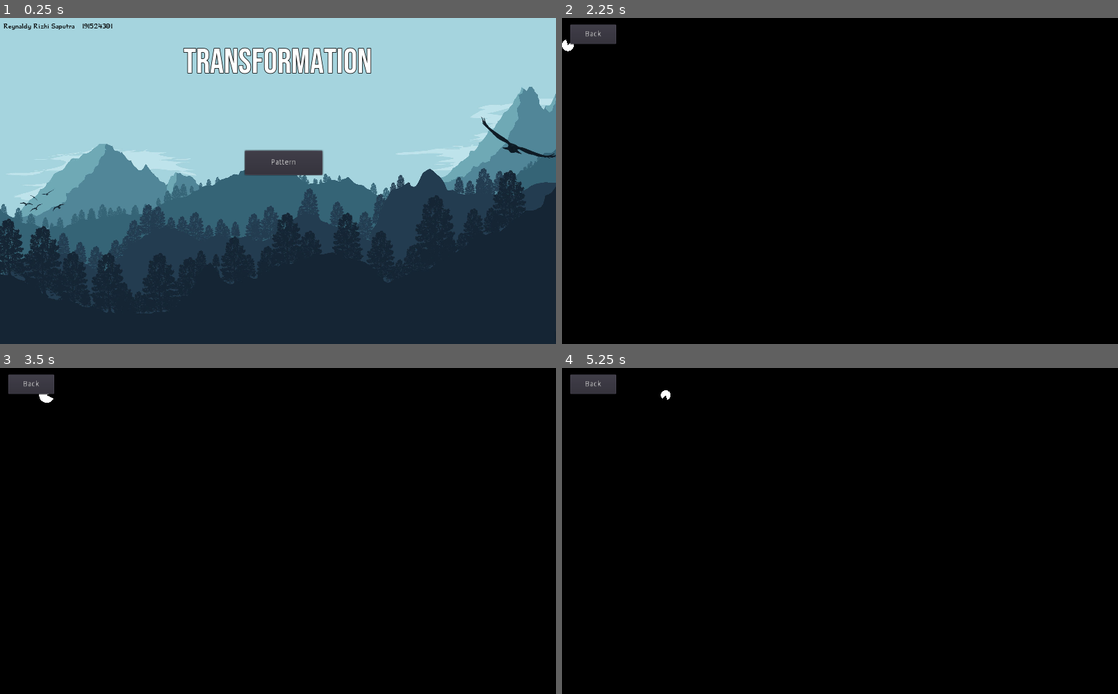
Above: before the commit, frames 1-4 (two rows, left to right).
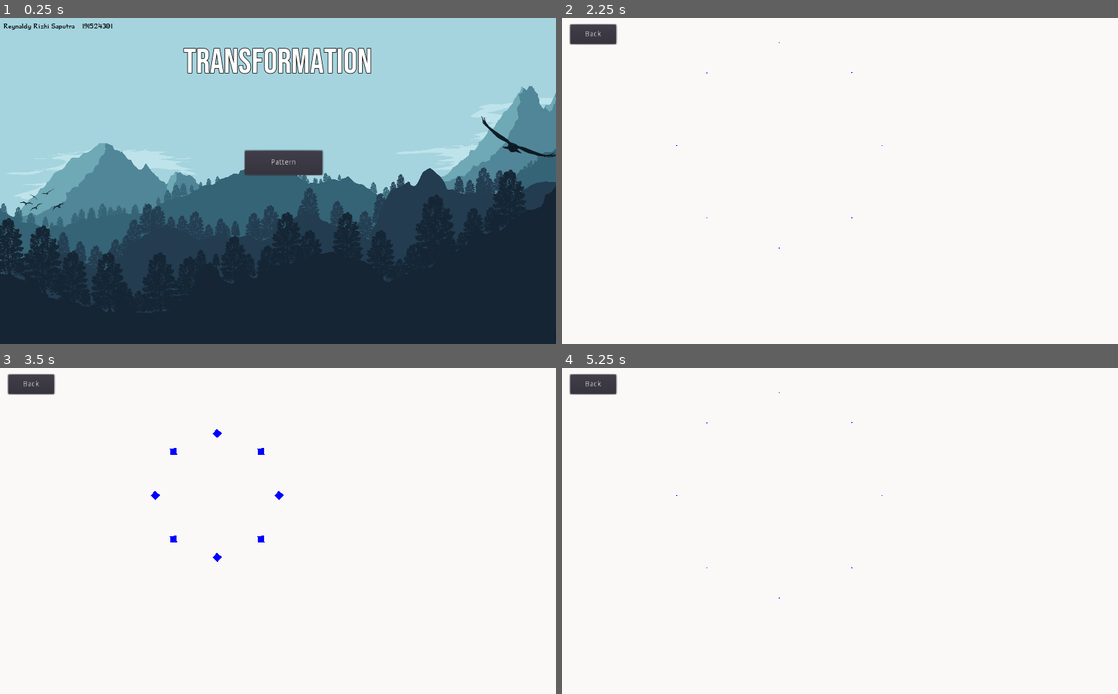
Above: after the commit, the same moments.

Repository: ReyRizki/Komgraf
Game: Godot game, scene res://scenes/Menu.tscn
Two runs of this game, one before a commit and one after it. Both use one fixed random seed, a clock stepped at 60 frames per second and the inputs below.
Inputs:
- Up to frame 1 (0.25 s): no input
- Up to frame 2 (2.25 s): click "Pattern" at 0.5 s; click "Back" at 1.25 s; click "Pattern" at 2 s
- Up to frame 3 (3.5 s): no input
- Up to frame 4 (5.25 s): no input

The runs differ from the first frame. In frame 1, 1.2% of the frame differs, in the area x 0-100%, y 20-91%; in frame 2, 99%; in frame 3, 99%; in frame 4, 99%, in the area x 0-100%, y 0-100%.

Commit message:
chore(Pattern): Add first-half animation
- Animate square
- Center animation
- Change legacy code
- Swap center and point variable in rotate_point

Diff:
--- a/191524031_Pertemuan_7/project.godot
+++ b/191524031_Pertemuan_7/project.godot
@@ -24,6 +24,11 @@
 "language": "GDScript",
 "path": "res://src/lib/Flower.gd"
 }, {
+"base": "Transformations",
+"class": "Pattern",
+"language": "GDScript",
+"path": "res://src/lib/Pattern.gd"
+}, {
 "base": "Node2D",
 "class": "Random",
 "language": "GDScript",
@@ -48,6 +53,7 @@
 "Colors": "",
 "CustomShape": "",
 "Flower": "",
+"Pattern": "",
 "Random": "",
 "Smiley": "",
 "Stroke": "",
@@ -66,5 +72,5 @@
 
 [rendering]
 
-environment/default_clear_color=Color( 0, 0, 0, 1 )
+environment/default_clear_color=Color( 0.988235, 0.976471, 0.976471, 1 )
 environment/default_environment="res://default_env.tres"
--- a/191524031_Pertemuan_7/scenes/Menu.tscn
+++ b/191524031_Pertemuan_7/scenes/Menu.tscn
@@ -7,7 +7,7 @@
 script = ExtResource( 1 )
 
 [node name="background" type="Sprite" parent="."]
-position = Vector2( -27, 0.25992 )
+position = Vector2( -27, -0.999998 )
 scale = Vector2( 0.280271, 0.280271 )
 texture = ExtResource( 2 )
 centered = false
--- a/191524031_Pertemuan_7/src/lib/Pattern.gd
+++ b/191524031_Pertemuan_7/src/lib/Pattern.gd
@@ -1,16 +1,40 @@
-extends Node
+extends Transformations
 
 
-# Declare member variables here. Examples:
-# var a = 2
-# var b = "text"
+class_name Pattern
 
 
-# Called when the node enters the scene tree for the first time.
-func _ready():
-	pass # Replace with function body.
+var steps = 0
 
 
-# Called every frame. 'delta' is the elapsed time since the previous frame.
-#func _process(delta):
-#	pass
+func _process(delta):
+	steps += 1
+
+	if (steps == 180):
+		steps = 0
+
+	update()
+
+
+func draw_filled_square(current: Vector2, color: Color, degree: float):
+	var colors = PoolColorArray([color])
+	var scale_factor = steps * 0.1
+
+	var points = PoolVector2Array([
+		rotate_point(Vector2(current.x, current.y) + scale_factor * Vector2(0, -1), current, degree + steps),
+		rotate_point(Vector2(current.x, current.y) + scale_factor * Vector2(1, 0), current, degree + steps),
+		rotate_point(Vector2(current.x, current.y) + scale_factor * Vector2(0, 1), current, degree + steps),
+		rotate_point(Vector2(current.x, current.y) + scale_factor * Vector2(-1, 0), current, degree + steps),
+	])
+
+	draw_polygon(points, colors)
+
+func draw_v():
+	pass
+
+func draw_pattern(start, color, degree):
+	var current = Vector2(start.x + steps * sin(deg2rad(360 - degree)), start.y + steps * cos(deg2rad(degree)))
+	if(steps < 90):
+		draw_filled_square(current, color, degree)
+	else:
+		draw_v()
--- a/191524031_Pertemuan_7/src/lib/Tranformations.gd
+++ b/191524031_Pertemuan_7/src/lib/Tranformations.gd
@@ -4,18 +4,18 @@
 class_name Transformations
 
 
-func rotate_point(center:Vector2, point:Vector2, degree: float)->Vector2:
+func rotate_point(point:Vector2, center:Vector2, degree: float)->Vector2:
 	var rotX
 	var rotY
 
 	var vcos: float = cos(deg2rad(degree))
 	var vsin: float = sin(deg2rad(degree))
 
-	var x1=point.x
-	var y1=point.y
+	var x1=center.x
+	var y1=center.y
 
-	var x2=center.x
-	var y2=center.y
+	var x2=point.x
+	var y2=point.y
 
 	rotX = (vcos * (x2 - x1)) + (-vsin * (y2 - y1)) + x1
 	rotY = (vsin * (x2 - x1)) + (vcos * (y2 - y1)) + y1
--- a/191524031_Pertemuan_7/src/scenes/Pattern.gd
+++ b/191524031_Pertemuan_7/src/scenes/Pattern.gd
@@ -1,50 +1,18 @@
-extends Node2D
-
-
-var angle_from: int = 30
-var radius: int = 0
-var reverse: bool = false
-var x: int = 0
-var y: int = 50
-
-
-func _process(delta):
-	angle_from += 1
-	radius += (-1 if reverse else 1) * 1
-
-	var width: int = get_viewport().size.x
-	var height: int = get_viewport().size.x
-	x += 1
-
-	if (x == width):
-		y += 20
-		x = 0
-
-		if (y >= height):
-			y = 0
-
-	if (radius == 0):
-		reverse = false
-	elif (radius == 50):
-		reverse = true
-
-	update()
-
-
-func draw_circle_arc_poly(center, radius, angle_from, angle_to, color):
-	var nb_points = 32
-	var points_arc = PoolVector2Array()
-	points_arc.push_back(center)
-	var colors = PoolColorArray([color])
-
-	for i in range(nb_points + 1):
-		var angle_point = deg2rad(angle_from + i * (angle_to - angle_from) / nb_points - 90)
-		points_arc.push_back(center + Vector2(cos(angle_point), sin(angle_point)) * radius)
-	draw_polygon(points_arc, colors)
+extends Pattern
 
 
 func _draw():
-	draw_circle_arc_poly(Vector2(x, y), radius, angle_from, angle_from + 300, Color(1, 1, 1))
+	var max_size = get_viewport().size
+	var center = max_size / 2
+
+	var tip = center + Vector2(0, -200)
+
+	for i in range(8):
+		var degree = i * 45
+
+		var start = rotate_point(tip, center, degree)
+
+		draw_pattern(start, Color(0, 0, 1), degree)
 
 
 func _on_Button_pressed():
